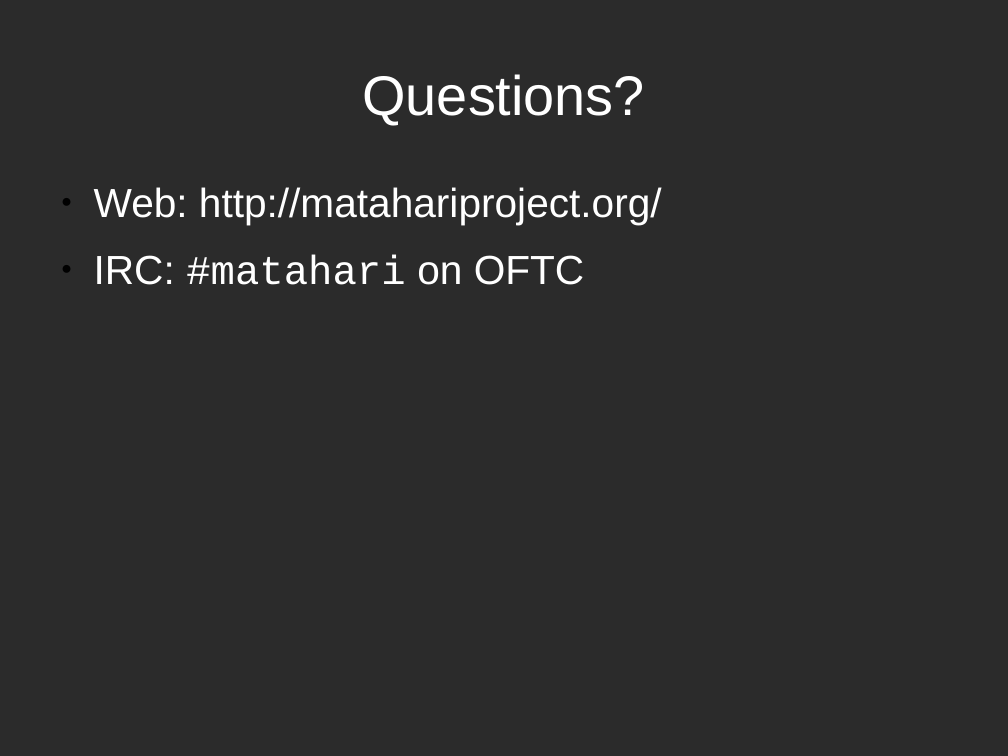
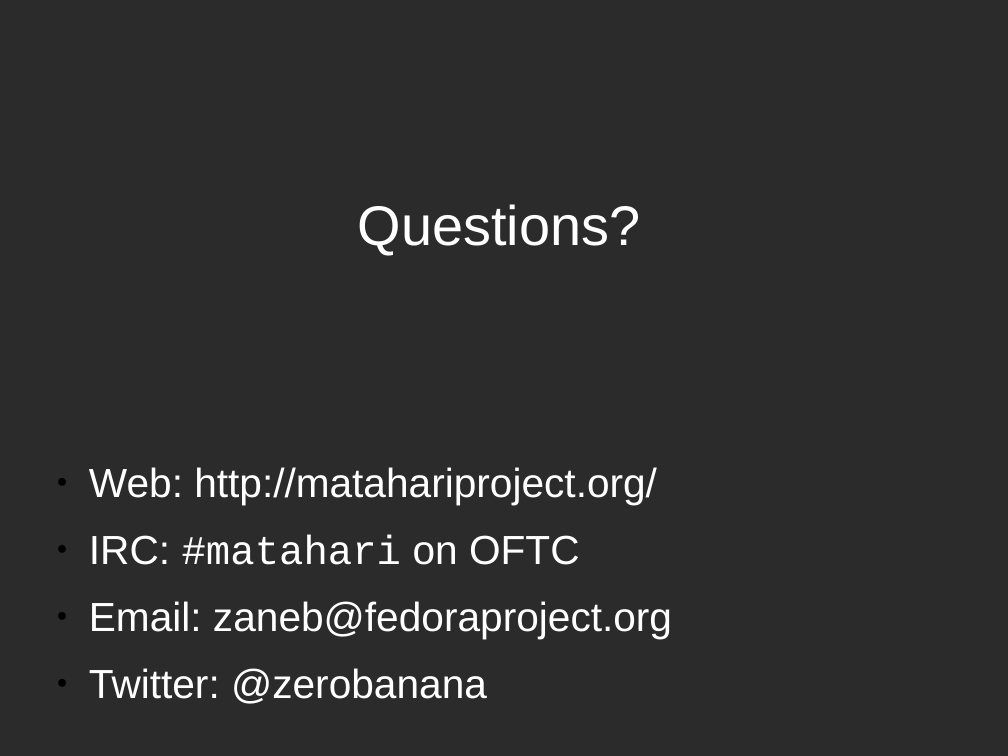
Before and after one commit to zaneb/presentations, a slide deck: slide 10 of matahari-fosdem2012.odp. Drawn at 1008x756 pixels with LibreOffice and Linux fonts; fonts in the diff are those of the drawing; background and template pictures are left out; a plain dark background stands for a picture behind light text. Boxes give left, top, right and bottom in pixels: in the first picture for what was removed or moved away, otherwise in the second. Text is boxed around its words. In the diff, an @@ line names an element or a change of style, - is before the commit and + after.

```diff
--- a/matahari-fosdem2012.odp
+++ b/matahari-fosdem2012.odp
@@ title "Questions?": place and size @@
-title "Questions?" at [362,74,644,125]
+title "Questions?" at [358,204,640,255]
@@ text "Web: http://matahariproject.org/": place and size @@
-text "Web: http://matahariproject.org/" at [94,187,662,285]
+text "Web: http://matahariproject.org/" at [89,467,672,704]
@@ text at [89,601,672,704]: paragraphs added @@
+● Email: zaneb@fedoraproject.org
+● Twitter: @zerobanana
```
Also in this commit, not shown: 1 other slide changed.
